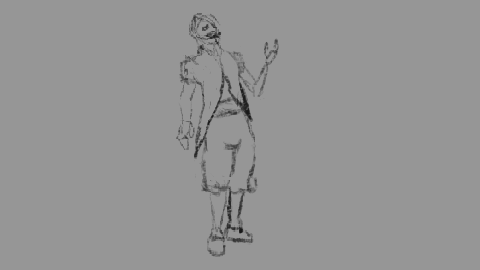
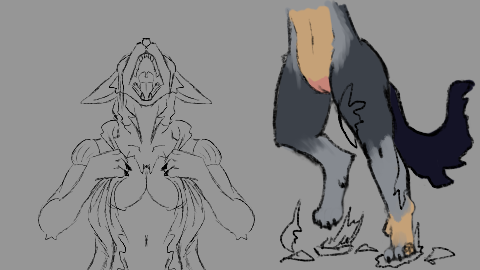
Two versions of the same layered image (480px x 270px). Layer-by-layer changes:
showed group "phase2" (8 layers) over [38, 0, 476, 270]
painted on "Paint Layer 7" over [256, 0, 476, 269]
painted on "splash_tf_1.png" (1st of 2, in "phase2" › "feet and pussayyy") over [256, 0, 476, 269]
added layer "Paint Layer 19" in group "breast mode" over [38, 13, 256, 270]
hid group "Group 10" (6 layers) over [64, 0, 359, 270]
hid "sofia heug sketch", opacity 100% → 34% over [167, 0, 359, 270]
